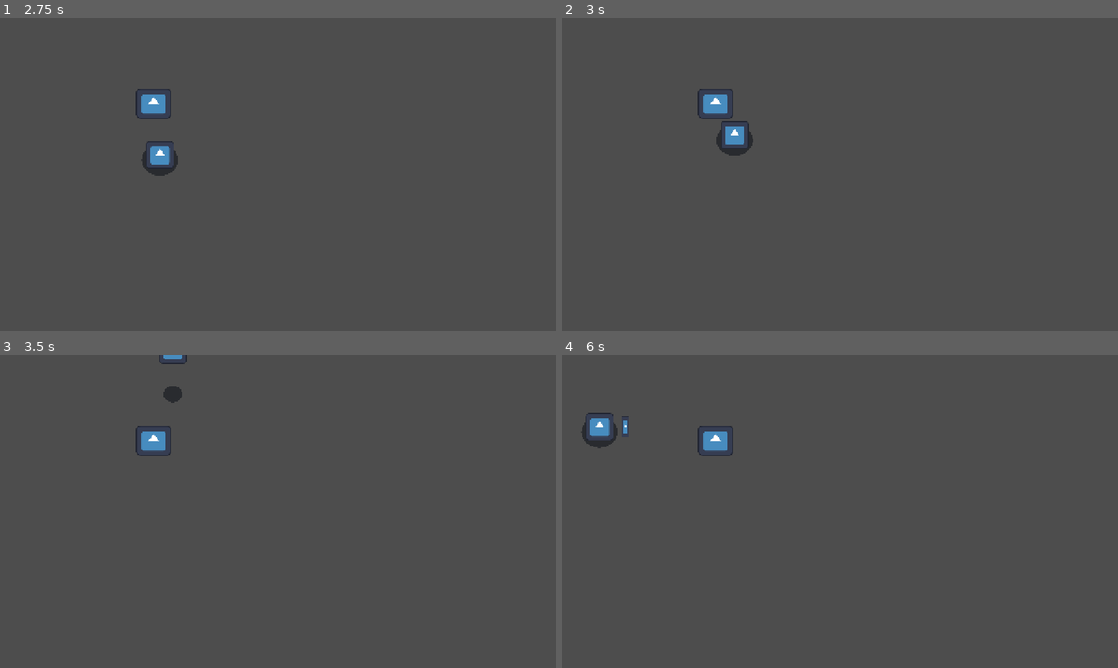
Above: before the commit, frames 1-4 (two rows, left to right).
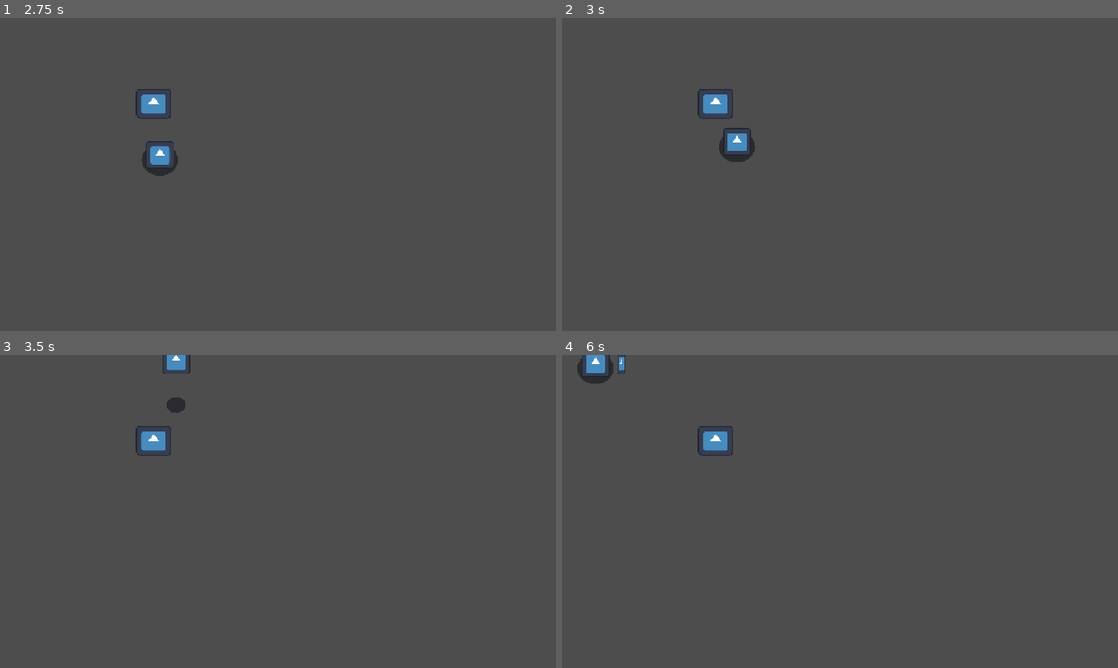
Above: after the commit, the same moments.

Repository: Twytchi/juniper-game-jam
Game: Godot game, scene res://Scene/testdpl.tscn
Same seed, same stepped clock (60 frames per second), same inputs: the game is played once before the commit and once after it. The project has no main scene, so this scene is started directly. The engine's default icon, where the game draws it, is replaced by a stand-in: a white triangle on a blue panel in a dark square.
Inputs:
- Up to frame 1 (2.75 s): tap Enter (ui_accept) at 0.5, 0.77, 1.07, 1.52, 1.55, 1.82, 2.1 s; hold D (right) 0.53-1.28 s; hold K (heavy) 0.53-1.28 s; tap J (light) at 0.8, 1.35 s; hold S (down) 1.28-2.03 s; hold D (right) from 2.03 s (still down); hold K (heavy) from 2.03 s (still down)
- Up to frame 2 (3 s): release D (right) at 2.78 s; release K (heavy) at 2.78 s; hold W (up) from 2.78 s (still down); tap K (heavy) at 2.85 s
- Up to frame 3 (3.5 s): keep holding W (up); tap Enter (ui_accept) at 3.02, 3.32 s; tap J (light) at 3.05 s
- Up to frame 4 (6 s): release W (up) at 3.53 s; hold J (light) 3.53-4.28 s; hold A (left) 3.53-5.03 s; tap Enter (ui_accept) at 3.77, 3.8, 4.07, 4.52, 4.82 s; tap L (missile) at 4.35 s; tap K (heavy) at 4.55 s; hold S (down) 5.03-5.78 s; hold K (heavy) 5.03-5.78 s; tap J (light) at 5.3, 5.85 s; hold D (right) from 5.78 s (still down)

Frame 1 is identical in both runs. In frame 2, 0.5% of the frame differs, in the area x 27-35%, y 32-46%; in frame 3, 0.4%; in frame 4, 0.9%, in the area x 2-12%, y 0-30%.

Commit message:
heavy combo start

Diff:
--- /dev/null
+++ b/Ressources/player Attack/Big_slash.tres
@@ -0,0 +1,16 @@
+[gd_resource type="Resource" script_class="AttackData" format=3 uid="uid://cesdse1q8k8b2"]
+
+[ext_resource type="Resource" uid="uid://0550vbu74ldo" path="res://Ressources/player Attack/Upper_cut.tres" id="1_4ikqr"]
+[ext_resource type="Script" uid="uid://xoreh2dqf6ec" path="res://Ressources/AttackData.gd" id="1_hu0vr"]
+[ext_resource type="Resource" uid="uid://d31t5e11dte88" path="res://Ressources/player Attack/Slash_3.tres" id="2_nkdcm"]
+
+[resource]
+script = ExtResource("1_hu0vr")
+animation_name = &"Heavy1"
+next_light_attack = ExtResource("2_nkdcm")
+next_heavy_attack = ExtResource("1_4ikqr")
+lunge_speed = 650.0
+windup_duration = 0.23
+active_duration = 0.35
+recovery_frame = 0.2
+metadata/_custom_type_script = "uid://xoreh2dqf6ec"
--- /dev/null
+++ b/Ressources/player Attack/Ground_dive.tres
@@ -0,0 +1,7 @@
+[gd_resource type="Resource" script_class="AttackData" format=3 uid="uid://b7gtwcjadua20"]
+
+[ext_resource type="Script" uid="uid://xoreh2dqf6ec" path="res://Ressources/AttackData.gd" id="1_741u5"]
+
+[resource]
+script = ExtResource("1_741u5")
+metadata/_custom_type_script = "uid://xoreh2dqf6ec"
--- a/Ressources/player Attack/Slash_1.tres
+++ b/Ressources/player Attack/Slash_1.tres
@@ -1,12 +1,14 @@
 [gd_resource type="Resource" script_class="AttackData" format=3 uid="uid://c5x4xfub375ov"]
 
 [ext_resource type="Script" uid="uid://xoreh2dqf6ec" path="res://Ressources/AttackData.gd" id="1_1nqvo"]
+[ext_resource type="Resource" uid="uid://cesdse1q8k8b2" path="res://Ressources/player Attack/Big_slash.tres" id="1_ujtqd"]
 [ext_resource type="Resource" uid="uid://cu1gx0ypo6rbo" path="res://Ressources/player Attack/Slash_2.tres" id="1_uw4ge"]
 
 [resource]
 script = ExtResource("1_1nqvo")
 animation_name = &"Slash1"
 next_light_attack = ExtResource("1_uw4ge")
+next_heavy_attack = ExtResource("1_ujtqd")
 damage = 3.0
 spin_power = 1.0
 poise_damage = 2.0
--- a/Ressources/player Attack/Slash_2.tres
+++ b/Ressources/player Attack/Slash_2.tres
@@ -2,11 +2,13 @@
 
 [ext_resource type="Script" uid="uid://xoreh2dqf6ec" path="res://Ressources/AttackData.gd" id="1_3ujxp"]
 [ext_resource type="Resource" uid="uid://d31t5e11dte88" path="res://Ressources/player Attack/Slash_3.tres" id="1_ec404"]
+[ext_resource type="Resource" uid="uid://cesdse1q8k8b2" path="res://Ressources/player Attack/Big_slash.tres" id="1_ol7bm"]
 
 [resource]
 script = ExtResource("1_3ujxp")
 animation_name = &"Slash2"
 next_light_attack = ExtResource("1_ec404")
+next_heavy_attack = ExtResource("1_ol7bm")
 damage = 5.0
 lunge_speed = 500.0
 windup_duration = 0.1
--- /dev/null
+++ b/Ressources/player Attack/Upper_cut.tres
@@ -0,0 +1,11 @@
+[gd_resource type="Resource" script_class="AttackData" format=3 uid="uid://0550vbu74ldo"]
+
+[ext_resource type="Script" uid="uid://xoreh2dqf6ec" path="res://Ressources/AttackData.gd" id="1_hha4a"]
+
+[resource]
+script = ExtResource("1_hha4a")
+animation_name = &"Luncher"
+windup_duration = 0.15
+active_duration = 0.27
+recovery_frame = 0.1
+metadata/_custom_type_script = "uid://xoreh2dqf6ec"
--- a/Scene/player.tscn
+++ b/Scene/player.tscn
@@ -3,6 +3,7 @@
 [ext_resource type="Script" uid="uid://d12xnvgikvn1y" path="res://Script/player_controller.gd" id="1_y8w33"]
 [ext_resource type="Resource" uid="uid://c5x4xfub375ov" path="res://Ressources/player Attack/Slash_1.tres" id="2_58ae2"]
 [ext_resource type="Texture2D" uid="uid://swobx6frxop5" path="res://icon.svg" id="2_xa75v"]
+[ext_resource type="Resource" uid="uid://cesdse1q8k8b2" path="res://Ressources/player Attack/Big_slash.tres" id="3_p6qlh"]
 [ext_resource type="Texture2D" uid="uid://bf81coyp8htgq" path="res://Asset/shadow_place_holder.png" id="4_58ae2"]
 [ext_resource type="Script" uid="uid://buhtjxd0xcjed" path="res://Script/hitbox_j.gd" id="5_ivevv"]
 [ext_resource type="Script" uid="uid://cbke8txvrjdgm" path="res://Scene/Missile_box.gd" id="6_r6jsd"]
@@ -16,9 +17,13 @@
 [sub_resource type="CircleShape2D" id="CircleShape2D_r6jsd"]
 radius = 95.047356
 
+[sub_resource type="RectangleShape2D" id="RectangleShape2D_2sw5t"]
+size = Vector2(105, 206)
+
 [node name="Player" type="CharacterBody2D" unique_id=500224478]
 script = ExtResource("1_y8w33")
 first_attack = ExtResource("2_58ae2")
+first_heavy_attack = ExtResource("3_p6qlh")
 
 [node name="Sprite2D" type="Sprite2D" parent="." unique_id=1917093323]
 scale = Vector2(0.5, 0.5)
@@ -74,4 +79,20 @@
 shape = SubResource("CircleShape2D_r6jsd")
 disabled = true
 
+[node name="BigSlash" type="Area2D" parent="hitbox" unique_id=1382817354]
+script = ExtResource("5_ivevv")
+metadata/_custom_type_script = "uid://buhtjxd0xcjed"
+
+[node name="Sprite2D" type="Sprite2D" parent="hitbox/BigSlash" unique_id=186613384]
+visible = false
+modulate = Color(1, 1, 1, 0.78431374)
+position = Vector2(82.5, -5.500004)
+scale = Vector2(0.6328125, 1.6484374)
+texture = ExtResource("2_xa75v")
+
+[node name="CollisionShape2D" type="CollisionShape2D" parent="hitbox/BigSlash" unique_id=1302686116]
+position = Vector2(70.5, -5)
+shape = SubResource("RectangleShape2D_2sw5t")
+disabled = true
+
 [connection signal="area_entered" from="hitbox/Missile_attack" to="hitbox/Missile_attack" method="_on_area_entered"]
--- a/Script/player_controller.gd
+++ b/Script/player_controller.gd
@@ -35,8 +35,13 @@
 # Hitbox
 @onready var slash_simple_h : PlayerHitbox = $hitbox/Slash_simple
 @onready var thrust_h : PlayerHitbox = $hitbox/Thrust
+@onready var big_slash_h: PlayerHitbox = $hitbox/BigSlash
+
+
 
 var can_spin := true
+var in_windup := false
+
 
 func _process(_delta: float) -> void:
 	sprite.position.y = -height
@@ -62,6 +67,8 @@
 		move_and_slide()
 
 	if Input.is_action_just_pressed("ui_accept") and height <= 0.0:
+		if current_action in [Action.SPIN, Action.HURT] :
+			return
 		current_action = Action.DASH
 		for h  in [slash_simple_h, thrust_h] :
 			h.disable_hitbox()
@@ -91,6 +98,7 @@
 
 func _attack_state(delta: float) -> void:
 	attack_velocity = attack_velocity.lerp(Vector2.ZERO, attack_friction * delta)
+
 	velocity = attack_velocity
 	move_and_slide()
 
@@ -126,6 +134,7 @@
 
 	attack_velocity = Vector2.ZERO
 	can_spin = false
+	attack_velocity = velocity
 	#  WINDUP
 	await _wait(current_attack.windup_duration)
 	if current_action not in [Action.HEAVY, Action.LIGHT] : return
@@ -156,12 +165,17 @@
 		slash_simple_h.disable_hitbox()
 	elif current_attack.animation_name  == &"Thrust" :
 		thrust_h.disable_hitbox()
+	elif current_attack.animation_name  in [&"Heavy1"]:
+		big_slash_h.disable_hitbox()
 	can_spin = true
 	var timer := 0.0
 	while timer < duration:
 
 		if buffered_input != Action.NONE:
-			return # Cancel
+			if buffered_input == Action.LIGHT:
+				if current_attack.next_light_attack : return
+			elif buffered_input == Action.HEAVY:
+				if  current_attack.next_heavy_attack : return
 		await get_tree().process_frame
 		timer += get_process_delta_time()
 
@@ -198,6 +212,9 @@
 	elif current_attack.animation_name  in [&"Thrust"]:
 		thrust_h.rotation = direction.angle()
 		thrust_h.enable_hitbox()
+	elif current_attack.animation_name  in [&"Heavy1"]:
+		big_slash_h.rotation = direction.angle()
+		big_slash_h.enable_hitbox()
 
 
 func take_damage(amount : int ) :
